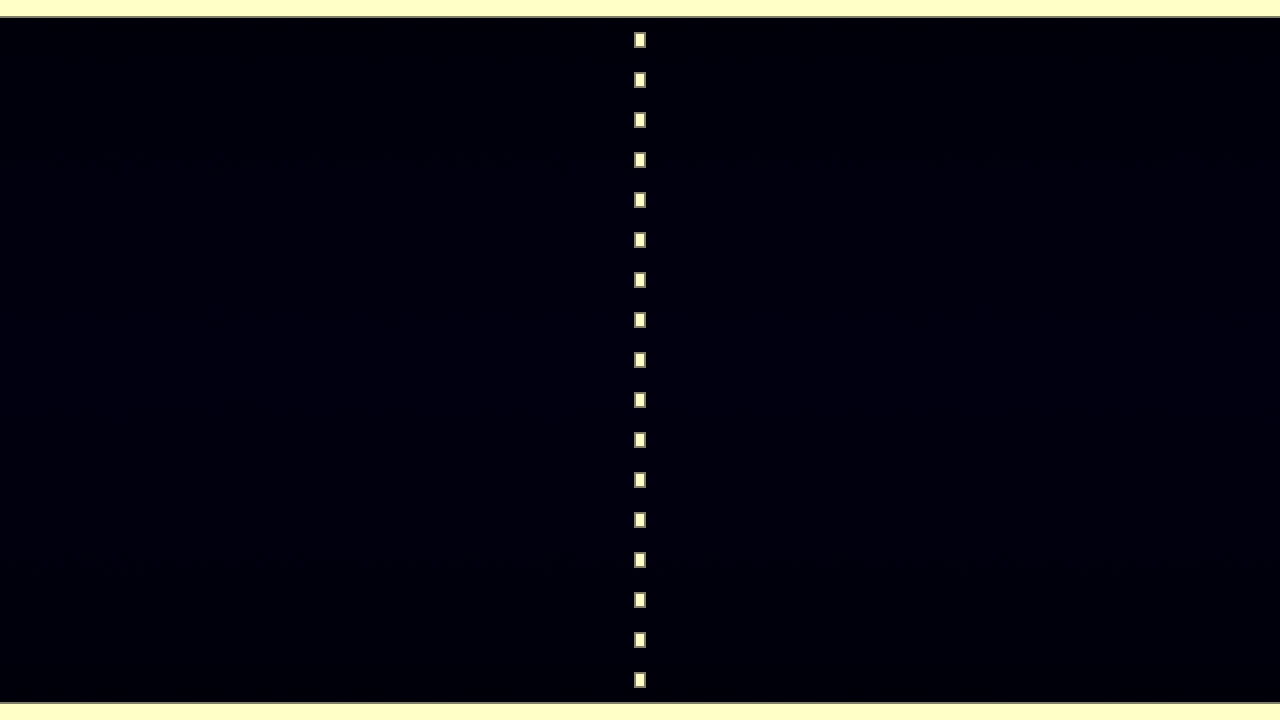
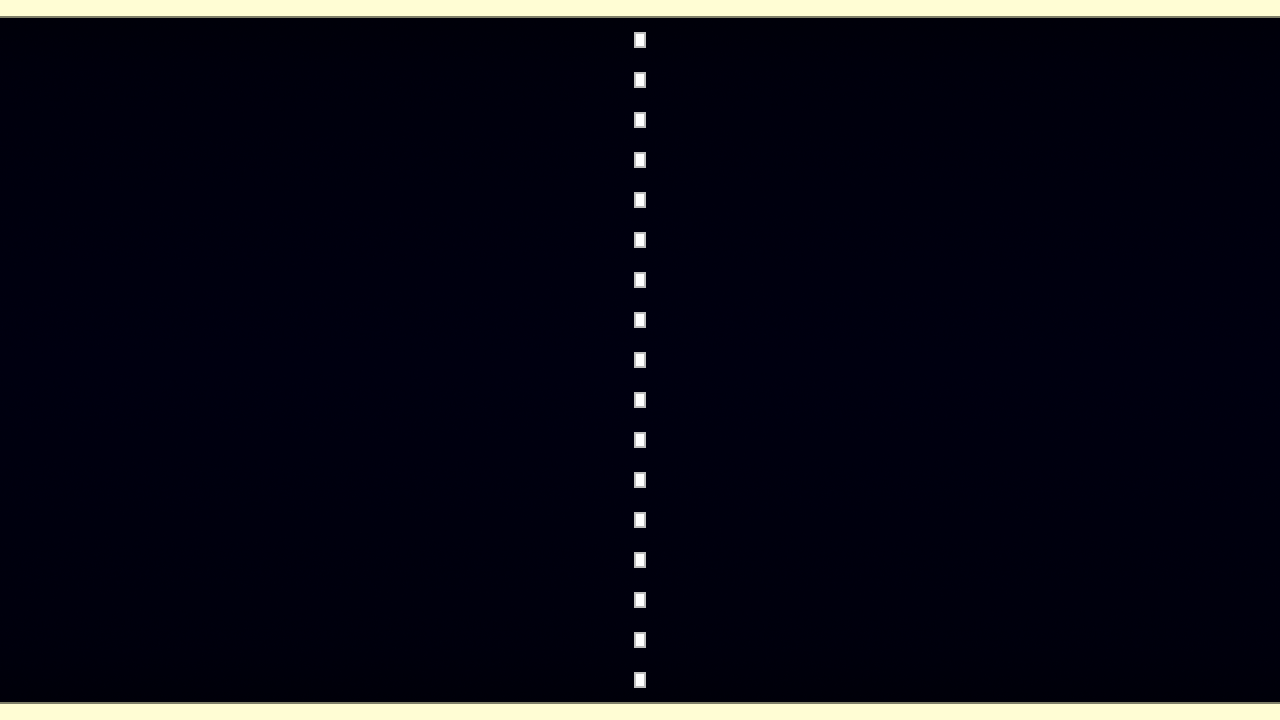
Layered file, before and after one edit (w=1280, h=720). Changes by layer:
painted on "Bars" over bbox(634, 32, 646, 688)
painted on "Border" over bbox(0, 0, 1280, 720)
